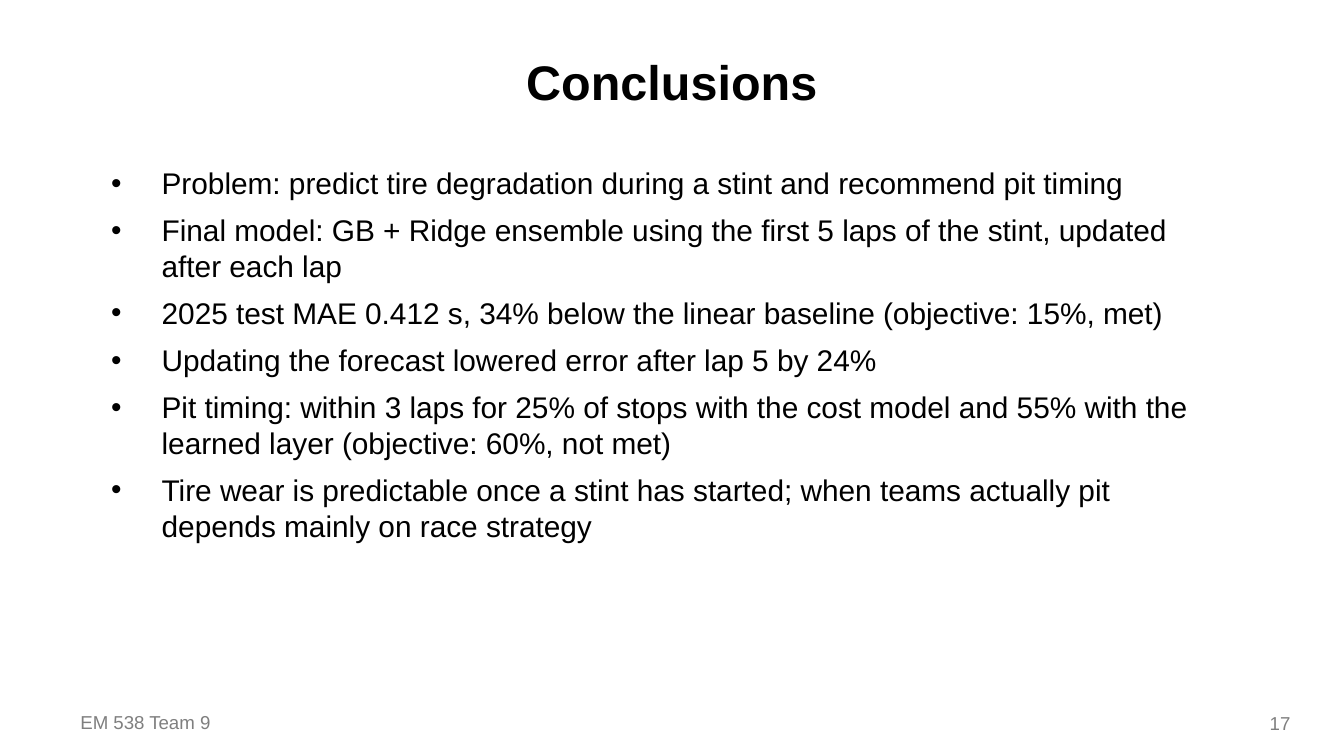
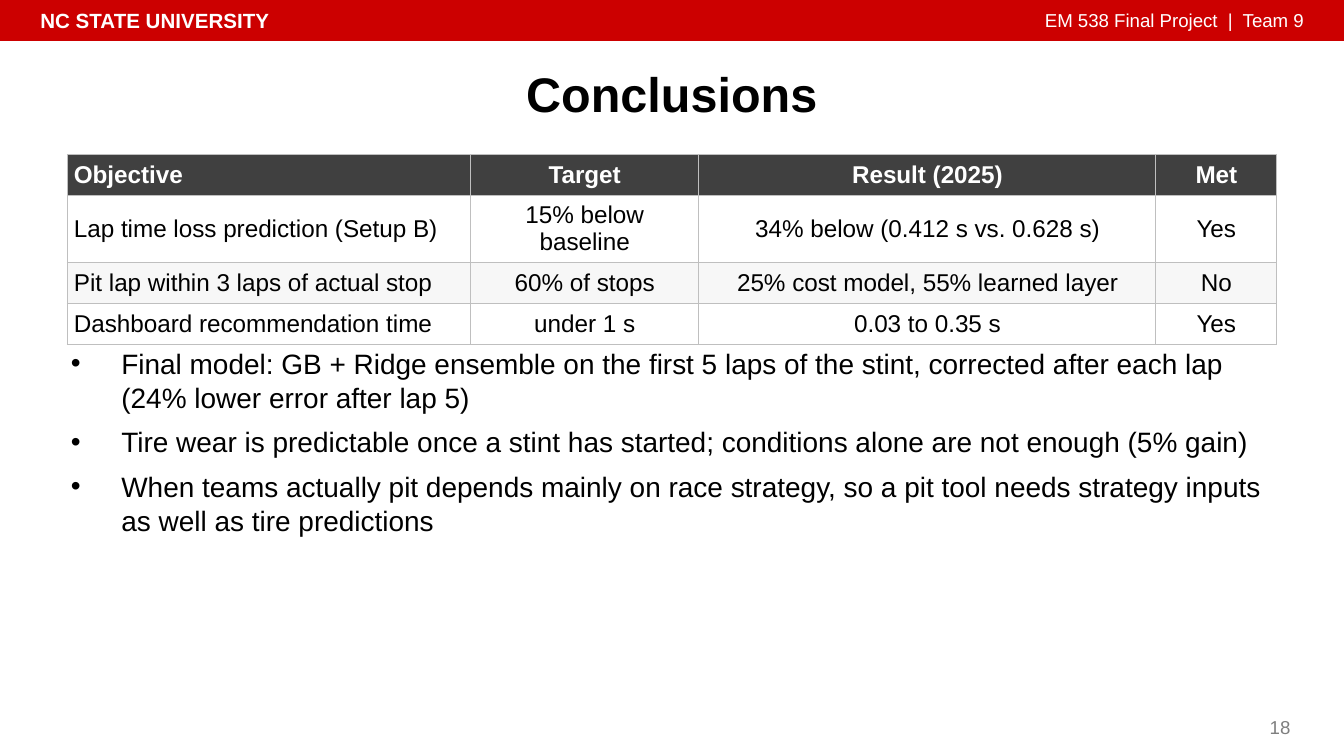
Before and after one commit to isaiahnick/f1-tire-degradation, a slide deck: slide 18 of reports/presentation/PitWall_Final_Presentation.pptx (slide 17 before the commit). Drawn at 1344x756 pixels with LibreOffice and Linux fonts; fonts in the diff are those of the drawing. Boxes give left, top, right and bottom in pixels: in the first picture for what was removed or moved away, otherwise in the second. Text is boxed around its words. In the diff, an @@ line names an element or a change of style, - is before the commit and + after.

```diff
--- a/reports/presentation/PitWall_Final_Presentation.pptx
+++ b/reports/presentation/PitWall_Final_Presentation.pptx
@@ rectangle added at (0, 0, 1344, 40), fill #CC0000, outline #CC0000 1 pt @@
@@ text added at (40, 13, 269, 29), 11 pt, text #FFFFFF, bold @@
+NC STATE UNIVERSITY
@@ text at (1045, 13, 1303, 31): text changed; text colour #7F7F7F to #FFFFFF @@
-EM 538 Team 9
+EM 538 Final Project | Team 9
@@ title "Conclusions": place and size @@
-title "Conclusions" at (526, 65, 817, 101)
+title "Conclusions" at (526, 77, 817, 113)
@@ table added at (67, 155, 1277, 337), 4 rows, 4 columns @@
+Objective | Target | Result (2025) | Met
+Lap time loss prediction (Setup B) | 15% below baseline | 34% below (0.412 s vs. 0.628 s) | Yes
+Pit lap within 3 laps of actual stop | 60% of stops | 25% cost model, 55% learned layer | No
+Dashboard recommendation time | under 1 s | 0.03 to 0.35 s | Yes
@@ text at (121, 353, 1261, 536): text changed; size 16 to 15 pt @@
-• Problem: predict tire degradation during a stint and recommend pit timing
-• Final model: GB + Ridge ensemble using the first 5 laps of the stint, updated after each lap
-• 2025 test MAE 0.412 s, 34% below the linear baseline (objective: 15%, met)
-• Updating the forecast lowered error after lap 5 by 24%
-• Pit timing: within 3 laps for 25% of stops with the cost model and 55% with the learned layer (objective: 60%, not met)
-• Tire wear is predictable once a stint has started; when teams actually pit depends mainly on race strategy
+• Final model: GB + Ridge ensemble on the first 5 laps of the stint, corrected after each lap (24% lower error after lap 5)
+• Tire wear is predictable once a stint has started; conditions alone are not enough (5% gain)
+• When teams actually pit depends mainly on race strategy, so a pit tool needs strategy inputs as well as tire predictions
@@ page number removed at (1270, 717, 1291, 730) @@
-17
@@ page number added at (1270, 721, 1291, 734), 10 pt, text #7F7F7F @@
+18
```
Also in this commit, not shown: 17 other slides changed, 1 slide added, 9 other files.
